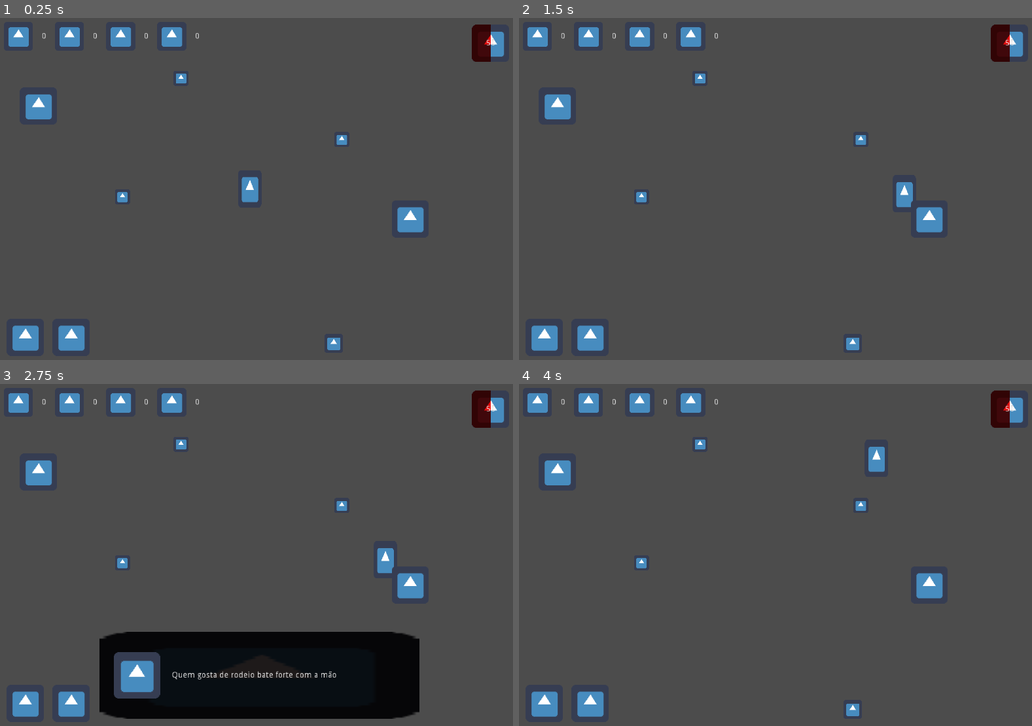
Above: before the commit, frames 1-4 (two rows, left to right).
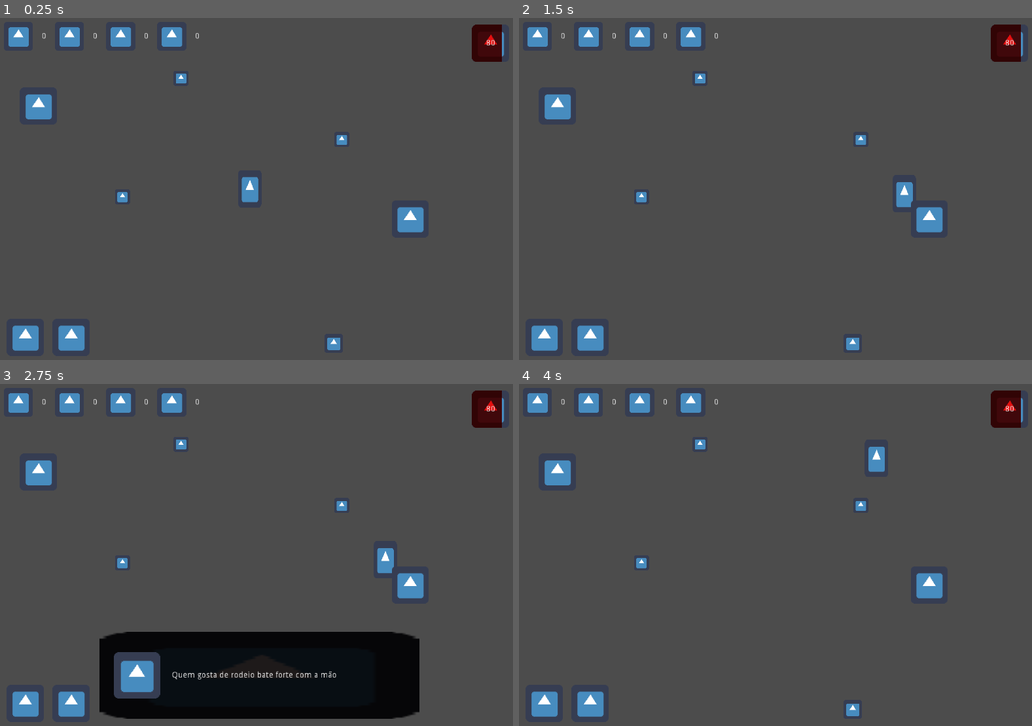
Above: after the commit, the same moments.

Repository: guimafelipe/recycle
Game: Godot game, scene res://Scenes/Teste.tscn
Two runs of this game, one before a commit and one after it. Both use one fixed random seed, a clock stepped at 60 frames per second and the inputs below. The engine's default icon, where the game draws it, is replaced by a stand-in: a white triangle on a blue panel in a dark square.
Inputs (mouse positions are in pixels of both pictures, inside the frame that each line leads up to):
- Up to frame 1 (0.25 s): no input
- Up to frame 2 (1.5 s): tap Enter (ui_accept) at 0.5, 0.77 s; move the mouse to (893, 171) at 0.52 s; hold D (move_right) 0.53-1.28 s; hold E (interact) 0.53-1.28 s; move the mouse to (672, 206) at 1.27 s; hold S (move_down) from 1.28 s (still down); tap E (interact) at 1.35 s
- Up to frame 3 (2.75 s): tap Enter (ui_accept) at 1.52, 2 s; move the mouse to (312, 479) at 2.02 s; release S (move_down) at 2.03 s; hold D (move_right) from 2.03 s (still down); hold E (interact) from 2.03 s (still down)
- Up to frame 4 (4 s): tap Enter (ui_accept) at 2.75, 3.02, 3.77 s; move the mouse to (749, 626) at 2.77 s; release D (move_right) at 2.78 s; release E (interact) at 2.78 s; hold W (move_up) 2.78-3.53 s; tap E (interact) at 2.85 s; move the mouse to (934, 609) at 3.52 s; hold A (move_left) from 3.53 s (still down); hold E (interact) from 3.53 s (still down)

The runs differ from the first frame. In frame 1, 0.2% of the frame differs, in the area x 94-98%, y 1-13%; in frame 2, 0.2%; in frame 3, 0.2%; in frame 4, 0.2%.

Commit message:
added damage from enemy and hp bar update

Diff:
--- a/Scenes/Amdre/Amdre.gd
+++ b/Scenes/Amdre/Amdre.gd
@@ -54,3 +54,15 @@
 func interact():
 	if to_interact:
 		to_interact.interact()
+
+
+func heal(val : int) -> void:
+	player_state.hp += val
+	player_state.hp = min(player_state.hp, player_state.max_hp)
+	Events.emit_signal("hp_changed")
+
+
+func take_damage(dmg : int) -> void:
+	player_state.hp -= dmg
+	player_state.hp = max(0, player_state.hp)
+	Events.emit_signal("hp_changed")
--- a/Scenes/Amdre/Amdre.tscn
+++ b/Scenes/Amdre/Amdre.tscn
@@ -20,3 +20,5 @@
 position = Vector2( -4.76837e-07, 0 )
 scale = Vector2( 0.631299, 1 )
 texture = ExtResource( 2 )
+
+[node name="Items" type="Node" parent="."]
--- a/Scenes/Inimigos/Tatu.gd
+++ b/Scenes/Inimigos/Tatu.gd
@@ -1,42 +1,75 @@
-extends Area2D
+extends KinematicBody2D
 
 enum States{
 	IDLE,
 	SEGUINDO,
 	ATACANDO,
-	MORTO
+	MORTO,
+	BOUNCING,
+	RECUPERANDO
 }
 
 export(int) var hp = 10
 export(int) var max_hp = 20
+export(int) var atk_dmg = 13
+
 
 export(int) var speed = 100
 export(int) var ataque_speed = 300
+export(int) var bouncing_speed = 70
 
 export(int) var range_ataque = 70
 export(int) var range_visao = 150
 
-export(float) var cooldown_ataque = 3.0
+export(float) var cooldown_ataque = 2.0
+export(float) var bouncing_duration = 0.25
+
+export(Resource) var player_state = player_state as PlayerState
 
 var alvo : Vector2
 var velocity := Vector2(0,0)
 var state = States.IDLE
 var player : Amdre
+var bouncing_from : Vector2
 
 func _ready():
 	$Visao/CollisionShape2D.shape.radius = range_visao
 	$Ataque/CollisionShape2D.shape.radius = range_ataque
+	$BouncingTimer.wait_time = bouncing_duration
 
 
 func _physics_process(delta : float):
+	if player_state.game_state != Enums.GameState.FREE:
+		$BouncingTimer.set_paused(true)
+		$RecuperandoTimer.set_paused(true)
+		return
+
+	print(str(state))
+
 	if state == States.IDLE:
 		idle()
 	elif state == States.SEGUINDO:
 		seguindo(delta)
 	elif state == States.ATACANDO:
 		atacando(delta)
+	elif state == States.BOUNCING:
+		$BouncingTimer.set_paused(false)
+		bouncing(delta)
+	elif state == States.RECUPERANDO:
+		$RecuperandoTimer.set_paused(false)
 	elif state == States.MORTO:
 		morto()
+
+
+func take_damage(dano : int):
+	hp -= dano
+	hp = max(0, hp)
+	if hp <= 0:
+		die()
+
+
+func die():
+	state = States.MORTO
 
 
 func idle():
@@ -46,22 +79,28 @@
 func seguindo(delta : float):
 	velocity = global_position.direction_to(player.global_position).normalized()*speed
 	#move_and_slide(velocity)
-	translate(velocity*delta)
+	move_and_slide(velocity)
 
 
 func atacando(delta : float):
 	velocity = global_position.direction_to(alvo)*ataque_speed
-	translate(velocity*delta)
-	if global_position.distance_to(alvo) < 10:
-		state = States.IDLE
-		yield(get_tree().create_timer(cooldown_ataque),"timeout")
-		if not player:
-			state = States.IDLE
-		elif $Ataque.overlaps_body(player):
-			alvo = player.global_position
-			state = States.ATACANDO
-		elif $Visao.overlaps_body(player):
-			state = States.SEGUINDO
+	var res := move_and_collide(velocity*delta)
+	if res:
+		if res.collider is Amdre:
+			var body = res.collider as Amdre
+			body.take_damage(atk_dmg)
+			bouncing_from = res.position
+			state = States.BOUNCING
+			$BouncingTimer.start()
+			return
+
+	if global_position.distance_to(alvo) < 2:
+		rescan()
+
+
+func bouncing(delta : float):
+	velocity = -global_position.direction_to(bouncing_from)*bouncing_speed
+	move_and_slide(velocity)
 
 
 func morto():
@@ -71,26 +110,24 @@
 func _on_Visao_body_entered(body : Amdre):
 	if not body:
 		return
-	if state == States.ATACANDO:
-		return
 	player = body
-	state = States.SEGUINDO
+	if state == States.IDLE:
+		state = States.SEGUINDO
 
 
 func _on_Visao_body_exited(body : Amdre):
 	if not body:
 		return
 	player = null
-	if state == States.ATACANDO:
-		return
-	state = States.IDLE
+	print("oi")
+	if state == States.SEGUINDO:
+		state = States.IDLE
 
 
 func _on_Ataque_body_entered(body : Amdre):
 	if not body:
 		return
-	if state == States.ATACANDO:
-		return
+
 	if state == States.SEGUINDO:
 		alvo = body.global_position
 		state = States.ATACANDO
@@ -99,6 +136,26 @@
 func _on_Ataque_body_exited(body : Amdre):
 	if not body:
 		return
-	if state == States.ATACANDO:
-		return
-	state = States.SEGUINDO
+	if state == States.IDLE:
+		state = States.SEGUINDO
+
+
+func _on_BouncingTimer_timeout() -> void:
+	print("timer over")
+	rescan()
+
+var qnt = 0
+
+func rescan() -> void:
+	print("comecando rescan " + str(qnt))
+	qnt+=1
+	state = States.RECUPERANDO
+	$RecuperandoTimer.start(cooldown_ataque)
+	yield($RecuperandoTimer, "timeout")
+	if not player:
+		state = States.IDLE
+	elif $Ataque.overlaps_body(player):
+		alvo = player.global_position
+		state = States.ATACANDO
+	elif $Visao.overlaps_body(player):
+		state = States.SEGUINDO
--- a/Scenes/Inimigos/Tatu.tscn
+++ b/Scenes/Inimigos/Tatu.tscn
@@ -1,7 +1,8 @@
-[gd_scene load_steps=6 format=2]
+[gd_scene load_steps=7 format=2]
 
 [ext_resource path="res://Scenes/Inimigos/Tatu.gd" type="Script" id=1]
 [ext_resource path="res://icon.png" type="Texture" id=2]
+[ext_resource path="res://Singletons/PlayerState.tres" type="Resource" id=3]
 
 [sub_resource type="CircleShape2D" id=1]
 radius = 22.7352
@@ -12,8 +13,10 @@
 [sub_resource type="CircleShape2D" id=3]
 radius = 62.1357
 
-[node name="Tatu" type="Area2D"]
+[node name="Tatu" type="KinematicBody2D"]
+collision_layer = 2
 script = ExtResource( 1 )
+player_state = ExtResource( 3 )
 
 [node name="CollisionShape2D" type="CollisionShape2D" parent="."]
 shape = SubResource( 1 )
@@ -32,7 +35,14 @@
 [node name="CollisionShape2D" type="CollisionShape2D" parent="Ataque"]
 shape = SubResource( 3 )
 
+[node name="BouncingTimer" type="Timer" parent="."]
+one_shot = true
+
+[node name="RecuperandoTimer" type="Timer" parent="."]
+one_shot = true
+
 [connection signal="body_entered" from="Visao" to="." method="_on_Visao_body_entered"]
 [connection signal="body_exited" from="Visao" to="." method="_on_Visao_body_exited"]
 [connection signal="body_entered" from="Ataque" to="." method="_on_Ataque_body_entered"]
 [connection signal="body_exited" from="Ataque" to="." method="_on_Ataque_body_exited"]
+[connection signal="timeout" from="BouncingTimer" to="." method="_on_BouncingTimer_timeout"]
--- a/Scenes/MainUI/MainUI.gd
+++ b/Scenes/MainUI/MainUI.gd
@@ -11,6 +11,7 @@
 	Events.connect("items_changed", self, "update_ui")
 	Events.connect("hp_changed", self, "update_hp")
 	update_ui()
+	update_hp()
 
 
 func update_ui() -> void:
@@ -22,9 +23,12 @@
 	# atualizar armas
 
 
-func update_hp(hp : int):
+func update_hp():
 	var barra = vida.get_child(0) as TextureProgress
 	var label = barra.get_child(0) as Label
 
+	var hp : int = player_state.hp
+
 	barra.value = hp
+	barra.max_value = player_state.max_hp
 	label.text = str(hp)
--- a/Singletons/Events.gd
+++ b/Singletons/Events.gd
@@ -5,3 +5,4 @@
 signal cannot_interact
 signal items_changed
 signal start_dialog
+signal hp_changed
--- a/Singletons/PlayerState.gd
+++ b/Singletons/PlayerState.gd
@@ -12,5 +12,5 @@
 
 var game_state = Enums.GameState.FREE
 
-export(int) var hp = 80
-export(int) var max_hp = 100
+export(int) var hp := 80
+export(int) var max_hp := 100
